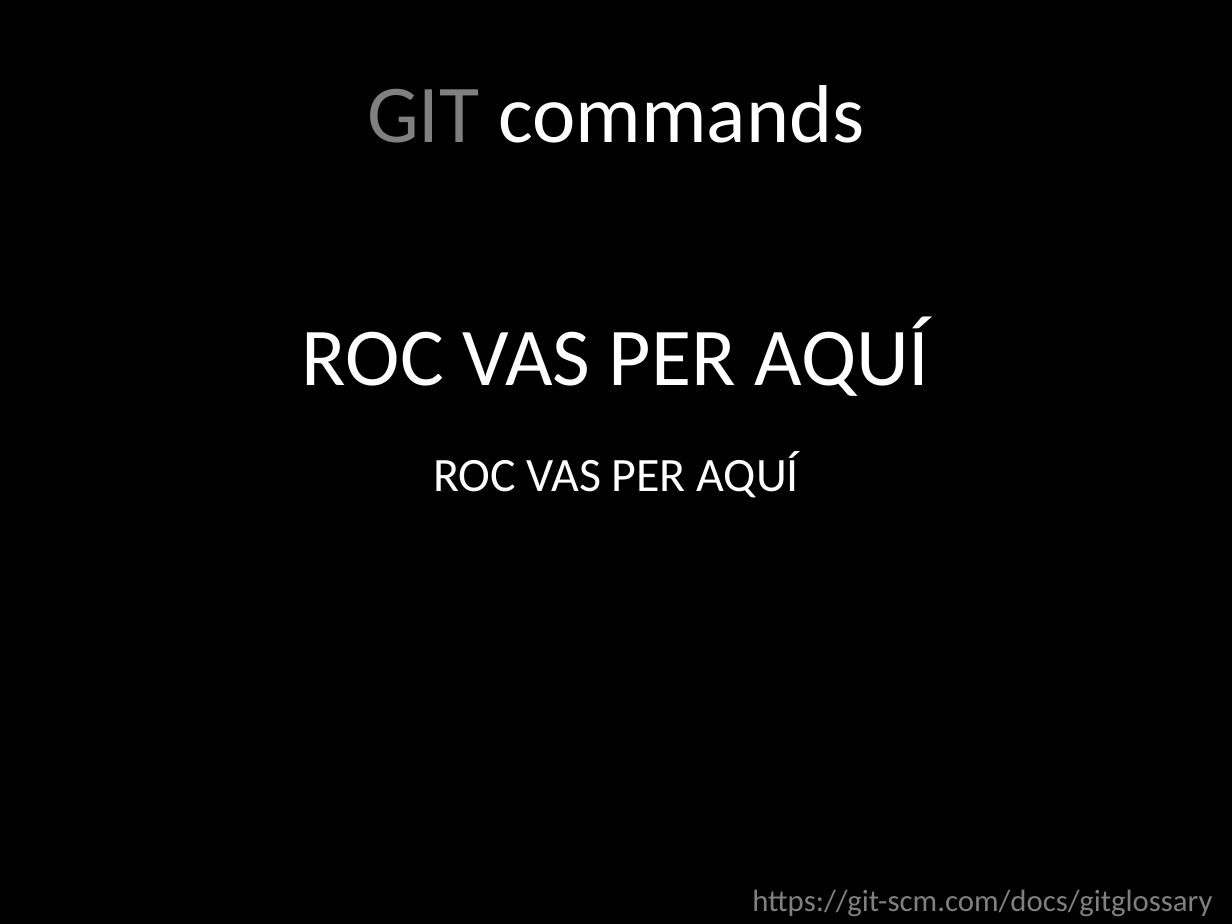
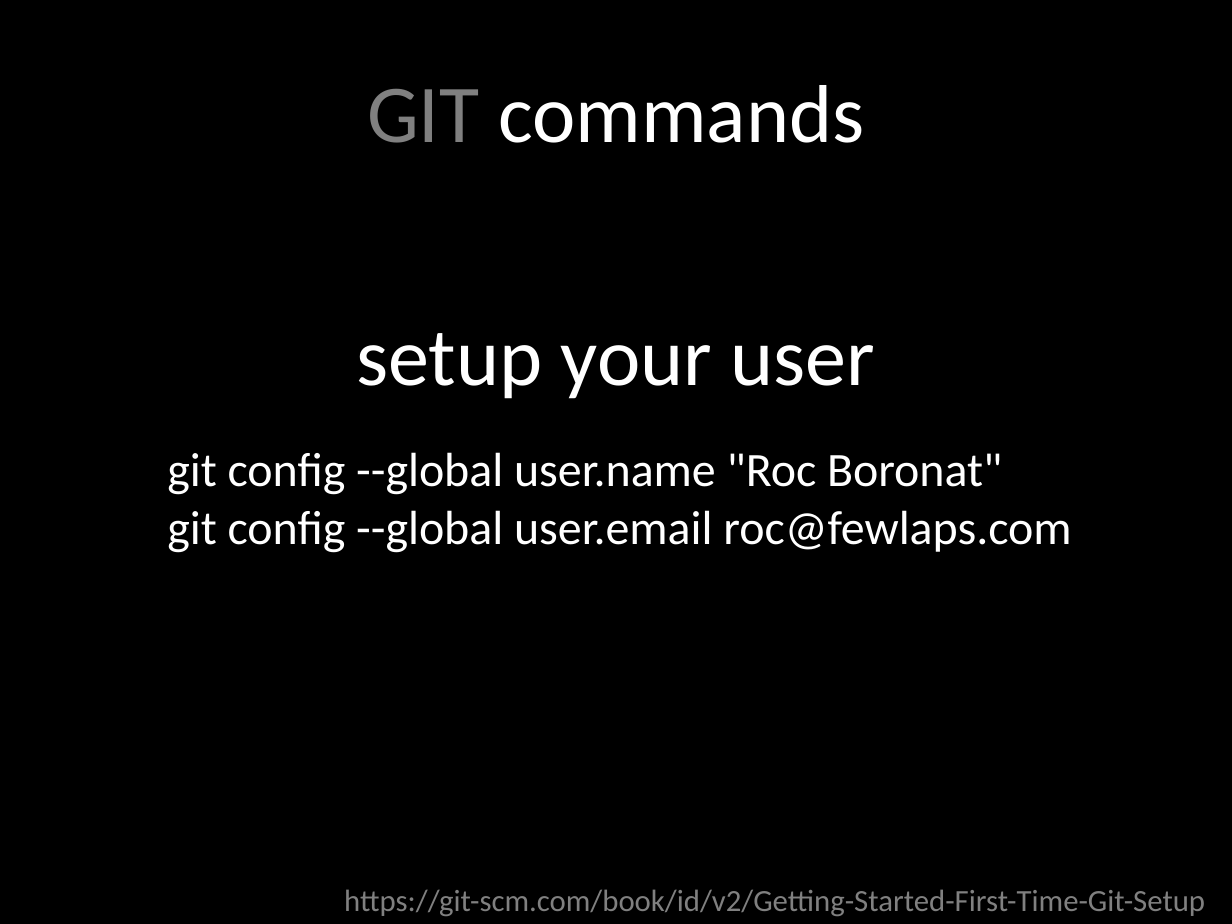
Before and after one commit to rocboronat/from-cvs-to-git, a slide deck: slide 16 of From CVS to GIT.pptx. Drawn at 1232x924 pixels with LibreOffice and Linux fonts; fonts in the diff are those of the drawing. Boxes give left, top, right and bottom in pixels: in the first picture for what was removed or moved away, otherwise in the second. Text is boxed around its words. In the diff, an @@ line names an element or a change of style, - is before the commit and + after.

```diff
--- a/From CVS to GIT.pptx
+++ b/From CVS to GIT.pptx
@@ text at [356,333,876,399]: text changed @@
-ROC VAS PER AQUÍ
+setup your user
@@ text at [167,452,1071,553]: text changed @@
-ROC VAS PER AQUÍ
+git config --global user.name "Roc Boronat"
+git config --global user.email roc@fewlaps.com
@@ text at [344,889,1205,916]: text changed @@
-https://git-scm.com/docs/gitglossary
+https://git-scm.com/book/id/v2/Getting-Started-First-Time-Git-Setup
```
Also in this commit, not shown: 6 slides added.
